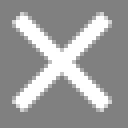
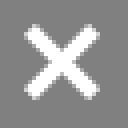
Layers edited between the first and the second w=128, h=128 image:
painted on "Shape 1 copy" over box(12, 12, 112, 112)
